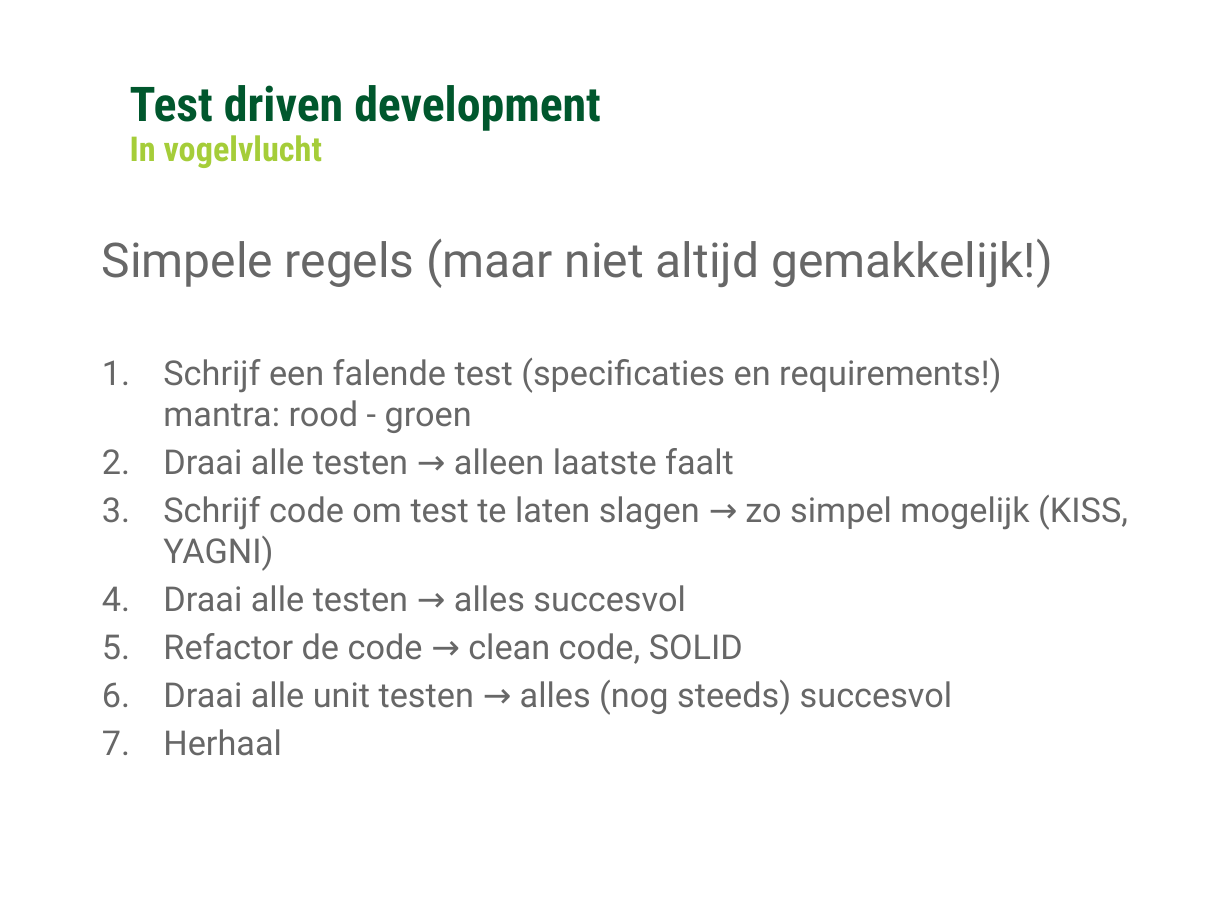
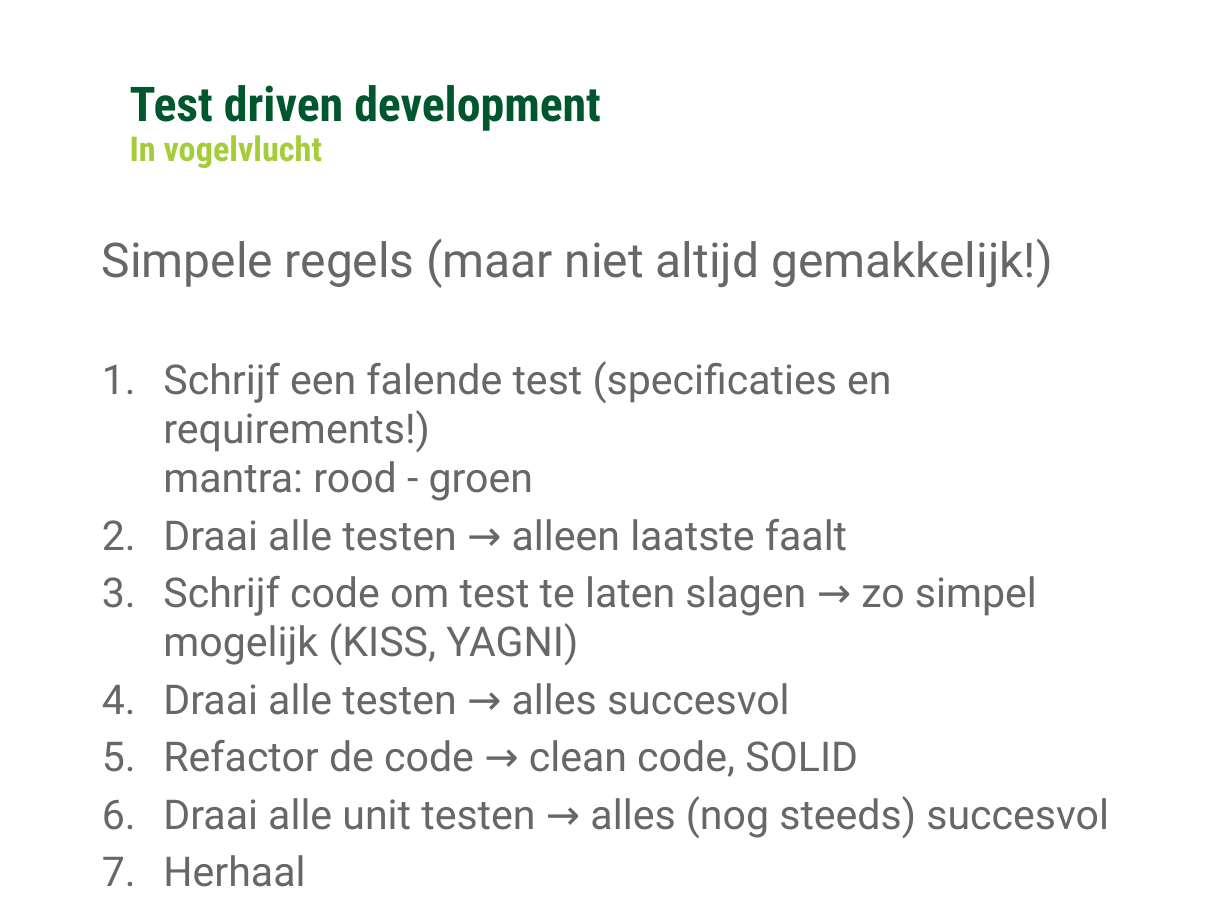
Before and after one commit to Ozindar/GCUnitTestDojo, a slide deck: slide 3 of warehouse/Coding Kata - TDD Extending the Warehouse.pptx. Drawn at 1232x924 pixels with LibreOffice and Linux fonts; fonts in the diff are those of the drawing; background and template pictures are left out. Boxes give left, top, right and bottom in pixels: in the first picture for what was removed or moved away, otherwise in the second. Text is boxed around its words. In the diff, an @@ line names an element or a change of style, - is before the commit and + after.

```diff
--- a/warehouse/Coding Kata - TDD Extending the Warehouse.pptx
+++ b/warehouse/Coding Kata - TDD Extending the Warehouse.pptx
@@ text at (163,361,1109,838): size 20 to 24 pt in "Schrijf een falende test (specificaties en requirements!) ...", "Draai alle testen → alleen laatste faalt", "Schrijf code om test te laten slagen ...", "Draai alle testen → alles succesvol" and 3 more places @@
```
Also in this commit, not shown: 11 other slides changed, 1 slide added, 2 slides removed, 22 other files.
